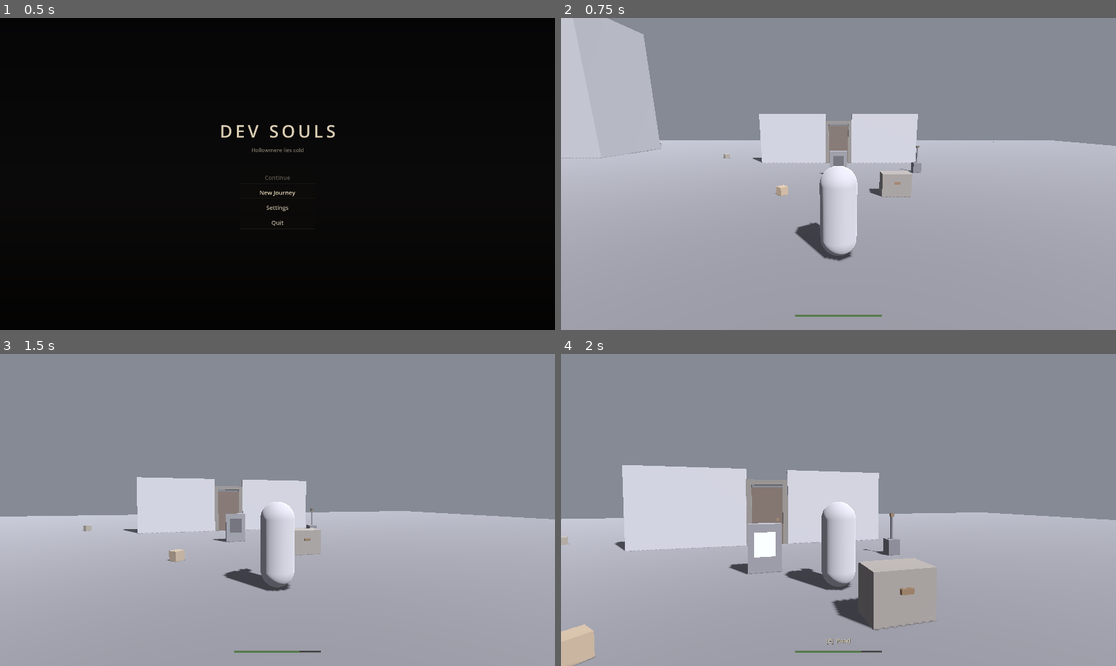
Above: before the commit, frames 1-4 (two rows, left to right).
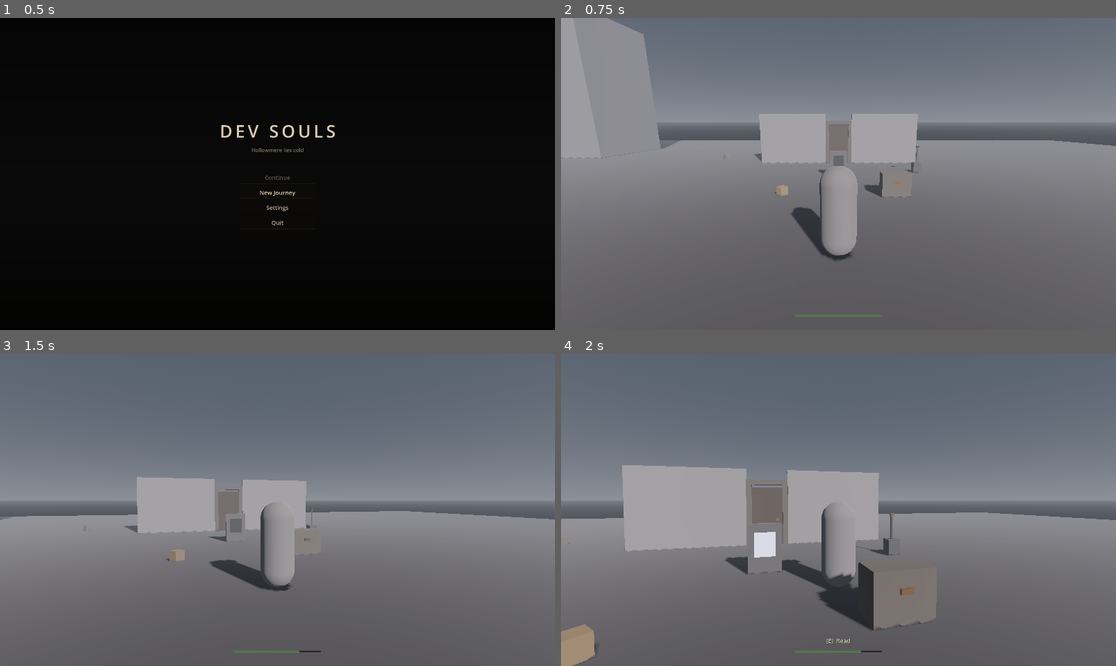
Above: after the commit, the same moments.

Repository: debanganghosh08/dev-souls
Game: Godot game, scene res://scenes/main/main.tscn
The game is run twice, just before and just after one commit, with the same random seed, the same clock (stepped at 60 frames per second) and the same inputs.
Inputs (mouse positions are in pixels of both pictures, inside the frame that each line leads up to):
- Up to frame 1 (0.5 s): no input
- Up to frame 2 (0.75 s): click "New Journey" at 0.5 s
- Up to frame 3 (1.5 s): tap Enter at 1.25 s; move the mouse to (305, 510) at 1.27 s; hold W (move_forward) from 1.28 s (still down); tap Space (dodge) at 1.35 s
- Up to frame 4 (2 s): keep holding W (move_forward)

Frame 1 is identical in both runs. In frame 2, 84% of the frame differs, in the area x 0-100%, y 0-100%; in frame 3, 83%; in frame 4, 85%.

Commit message:
Wire the day/night sky into the playable level
W2-01 merged the cycle but greybox still had its own static WorldEnvironment
and sun, so none of it was visible in game. Replaced both with the sky.tscn
instance (area=vale, start 08:00). All six greybox PROBE lines unchanged.

Co-Authored-By: Claude Opus 5 <noreply@anthropic.com>

Diff:
--- a/scenes/levels/greybox.tscn
+++ b/scenes/levels/greybox.tscn
@@ -7,6 +7,7 @@
 [ext_resource type="PackedScene" uid="uid://proplore0104" path="res://scenes/props/lore_stone.tscn" id="5_lore"]
 [ext_resource type="PackedScene" uid="uid://proplever104" path="res://scenes/props/lever.tscn" id="6_lever"]
 [ext_resource type="PackedScene" uid="uid://propdoor0104" path="res://scenes/props/door.tscn" id="7_door"]
+[ext_resource type="PackedScene" uid="uid://skyenv0w2010" path="res://scenes/environment/sky.tscn" id="8_sky"]
 
 [sub_resource type="Environment" id="Environment_grey"]
 background_mode = 1
@@ -183,12 +184,9 @@
 [node name="Greybox" type="Node3D"]
 script = ExtResource("1_level")
 
-[node name="WorldEnvironment" type="WorldEnvironment" parent="."]
-environment = SubResource("Environment_grey")
-
-[node name="Sun" type="DirectionalLight3D" parent="."]
-rotation = Vector3(-0.85, 0.6, 0)
-shadow_enabled = true
+[node name="Sky" parent="." instance=ExtResource("8_sky")]
+area = &"vale"
+start_hour = 8.0
 
 [node name="World" type="Node3D" parent="."]
 
